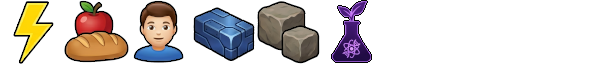
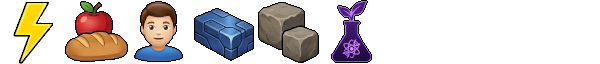
Revision of a layered 600px x 64px image; what changed, layer by layer:
painted on "Gemini_Generated_Image_qmlilzqmlilzqmli.png. kopia #4" over [257,1,320,64]
painted on "Gemini_Generated_Image_qmlilzqmlilzqmli.png. kopia #3" over [193,7,255,61]
painted on "Gemini_Generated_Image_qmlilzqmlilzqmli.png. kopia #2" over [133,0,184,63]
painted on "Gemini_Generated_Image_qmlilzqmlilzqmli.png. kopia #1" over [64,0,129,63]
painted on "Gemini_Generated_Image_qmlilzqmlilzqmli.png. kopia" over [26,1,54,29]
